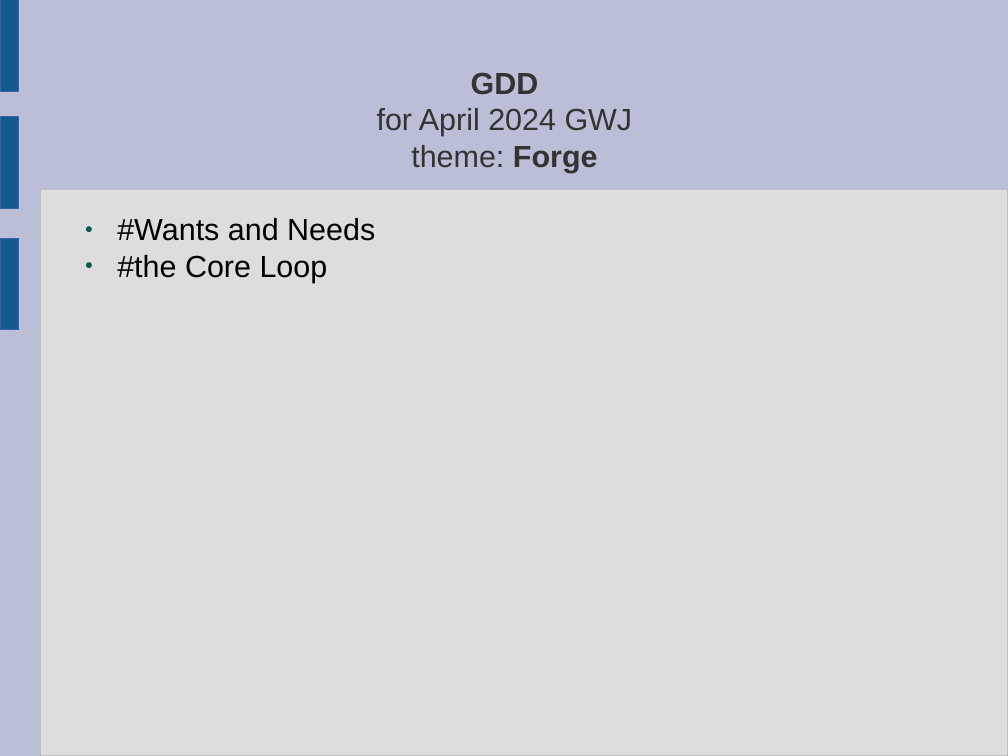
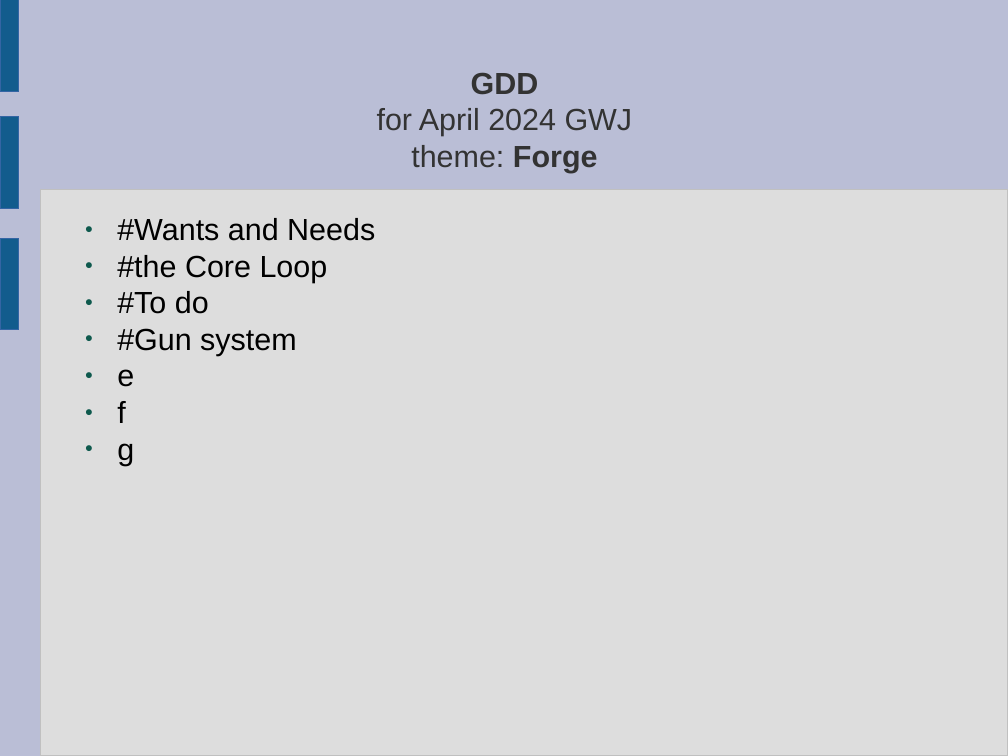
Before and after one commit to ktosox/GWJ68, a slide deck: slide 1 of GDD.odp. Drawn at 1008x756 pixels with LibreOffice and Linux fonts; fonts in the diff are those of the drawing. Boxes give left, top, right and bottom in pixels: in the first picture for what was removed or moved away, otherwise in the second. Text is boxed around its words. In the diff, an @@ line names an element or a change of style, - is before the commit and + after.

```diff
--- a/GDD.odp
+++ b/GDD.odp
@@ text at box(117, 291, 297, 466): paragraphs added @@
+● #To do
+● #Gun system
+● e
+● f
+● g
```
Also in this commit, not shown: 1 other slide changed, 4 slides added, 1 slide removed, 20 other files.
